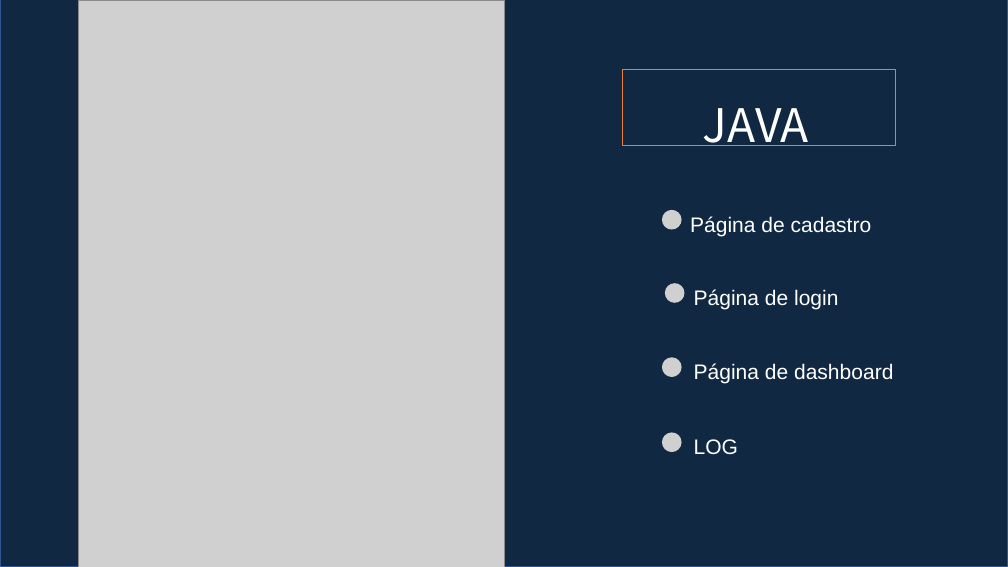
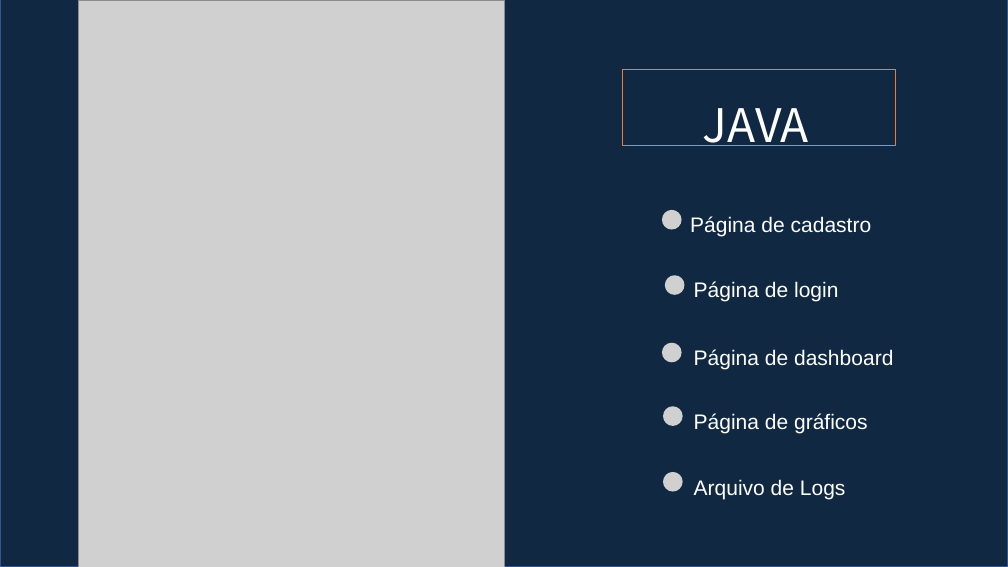
Before and after one commit to BandTec/grupo-05-adsa-20201, a slide deck: slide 13 of Supervisor 3.pptx (slide 12 before the commit). Drawn at 1008x567 pixels with LibreOffice and Linux fonts; fonts in the diff are those of the drawing; grey boxes stand for pictures. Boxes give left, top, right and bottom in pixels: in the first picture for what was removed or moved away, otherwise in the second. Text is boxed around its words. In the diff, an @@ line names an element or a change of style, - is before the commit and + after.

```diff
--- a/Supervisor 3.pptx
+++ b/Supervisor 3.pptx
@@ text "Página de login": place and size @@
-text "Página de login" at bbox=[694, 289, 838, 310]
+text "Página de login" at bbox=[694, 281, 838, 302]
@@ picture: place and size @@
-picture at bbox=[665, 284, 684, 303]
+picture at bbox=[665, 275, 684, 295]
@@ text "Página de dashboard": place and size @@
-text "Página de dashboard" at bbox=[694, 363, 893, 384]
+text "Página de dashboard" at bbox=[694, 349, 893, 369]
@@ picture: place and size @@
-picture at bbox=[662, 358, 682, 377]
+picture at bbox=[662, 343, 682, 362]
@@ picture: place and size @@
-picture at bbox=[662, 433, 682, 452]
+picture at bbox=[663, 406, 683, 426]
@@ text added at bbox=[694, 413, 868, 434], 20 pt, text #FFFFFF @@
+  • Página de gráficos
@@ text removed at bbox=[694, 439, 738, 455] @@
-  • LOG
@@ picture added at bbox=[663, 472, 683, 492] @@
@@ text added at bbox=[694, 479, 846, 499], 20 pt, text #FFFFFF @@
+  • Arquivo de Logs
```
Also in this commit, not shown: 14 other slides changed.
